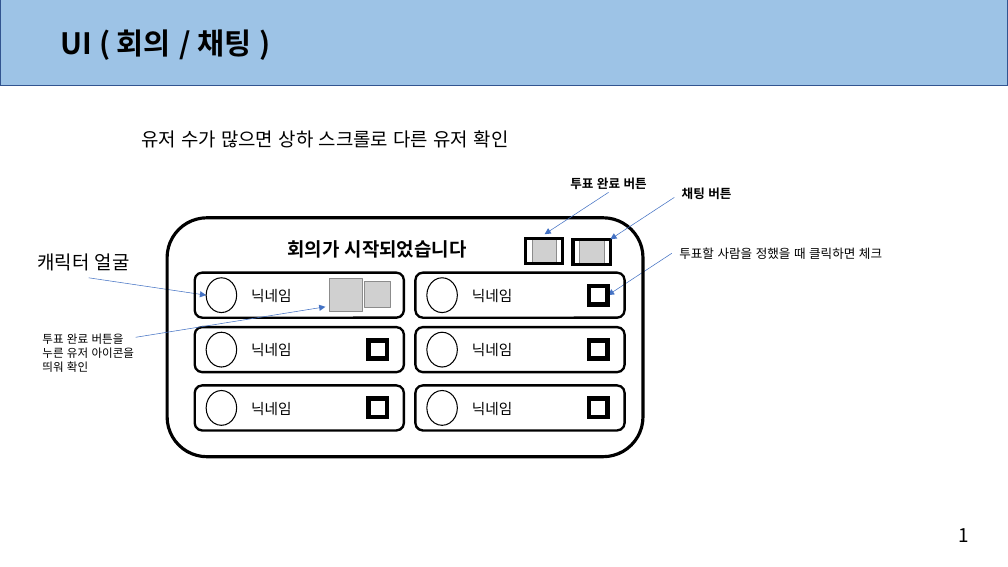
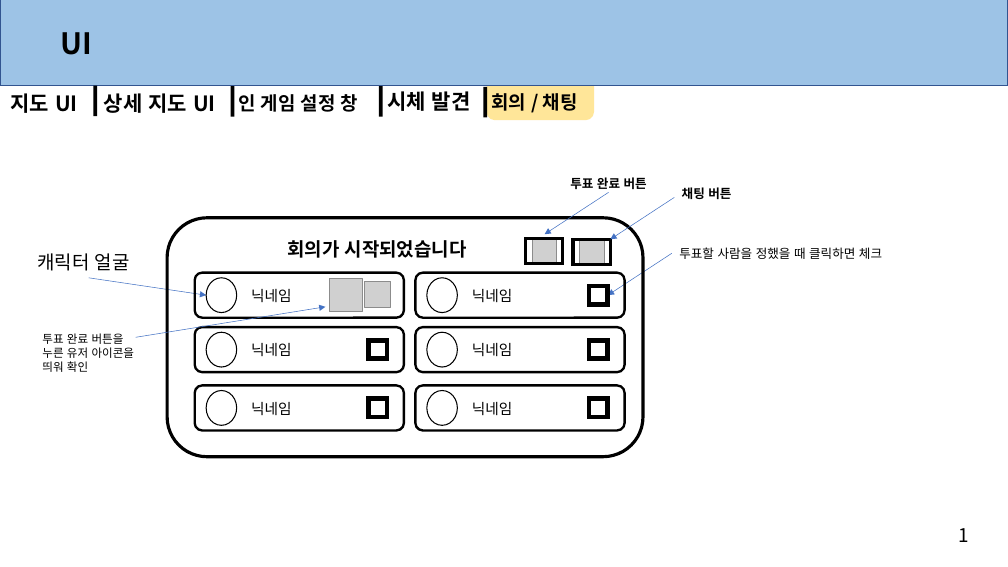
Before and after one commit to anglik0370/EscapeIsland, a slide deck: slide 14 of Document/UI/인게임 UI.pptx. Drawn at 1008x567 pixels with LibreOffice and Linux fonts; fonts in the diff are those of the drawing; grey boxes stand for pictures. Boxes give left, top, right and bottom in pixels: in the first picture for what was removed or moved away, otherwise in the second. Text is boxed around its words. In the diff, an @@ line names an element or a change of style, - is before the commit and + after.

```diff
--- a/Document/UI/인게임 UI.pptx
+++ b/Document/UI/인게임 UI.pptx
@@ rectangle added at box(94, 85, 98, 116), fill #000000 @@
@@ rectangle added at box(231, 86, 234, 116), fill #000000 @@
@@ rectangle added at box(379, 86, 383, 116), fill #000000 @@
@@ rectangle added at box(483, 87, 487, 117), fill #000000 @@
@@ rounded rectangle added at box(487, 70, 594, 120), fill #FFE699 @@
@@ text added at box(11, 93, 78, 113), 20 pt, text #000000, bold @@
+지도 UI
@@ text added at box(104, 93, 216, 113), 20 pt, text #000000, bold @@
+상세 지도 UI
@@ text added at box(238, 94, 358, 112), 18 pt, text #000000, bold @@
+인 게임 설정 창
@@ text added at box(387, 91, 471, 111), 20 pt, text #000000, bold @@
+시체 발견
@@ text at box(491, 93, 578, 111): text changed; size 28 to 18 pt @@
-UI ( 회의 / 채팅 )
+회의 / 채팅
@@ text removed at box(141, 130, 509, 148) @@
-유저 수가 많으면 상하 스크롤로 다른 유저 확인
```
Also in this commit, not shown: 14 other slides changed, 1 slide added, 1 slide removed, 3 other files.
